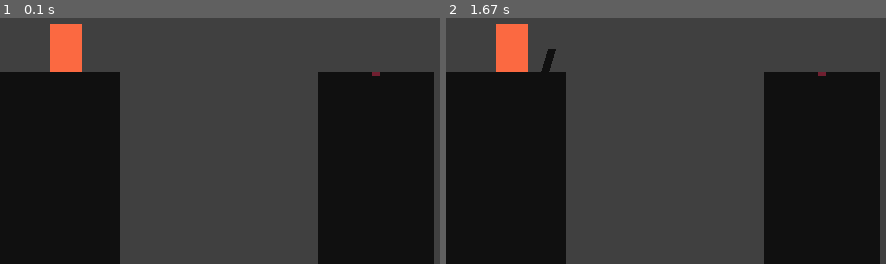
Above: before the commit, frames 1-2 (left to right).
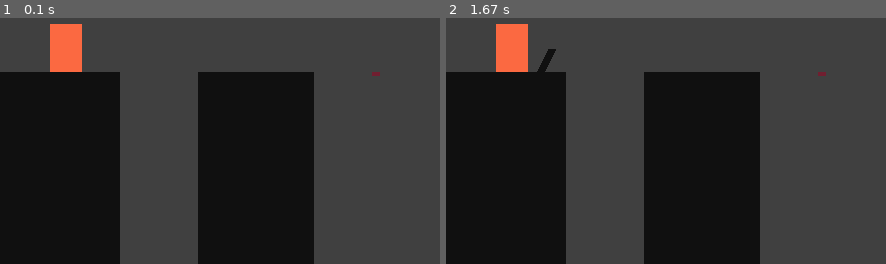
Above: after the commit, the same moments.

Repository: NicolasKingreen/StickHeroPyGame
Game: pygame game, started from main.py
The game is run twice, just before and just after one commit, with the same random seed, the same clock (stepped at 60 frames per second) and the same inputs.
Inputs (mouse positions are in pixels of both pictures, inside the frame that each line leads up to):
- Up to frame 1 (0.1 s): no input
- Up to frame 2 (1.67 s): click (outside the picture) at 0.38 s; click (732, 86) at 0.72 s; click (859, 170) at 1.05 s; click (outside the picture) at 1.38 s

The runs differ from the first frame. In frame 1, 41% of the frame differs, in the area x 45-99%, y 21-100%; in frame 2, 41%, in the area x 20-99%, y 14-100%.

Commit message:
some movement

Diff:
--- /dev/null
+++ b/island.py
@@ -0,0 +1,22 @@
+import pygame
+from pygame import Rect
+from colors import GROUND_COLOR
+
+
+class Island:
+    def __init__(self, x0, width):
+        self.rect = Rect(x0, 448, width, 640 - 448)
+
+        self.can_move = False
+        self.speed = 0
+
+    def update(self, frame_time_s):
+        if self.can_move:
+            self.rect.x -= self.speed * frame_time_s
+
+    def start_moving(self):
+        self.can_move = True
+        self.speed = self.rect.x
+
+    def draw(self, surface):
+        pygame.draw.rect(surface, GROUND_COLOR, self.rect)
--- a/level.py
+++ b/level.py
@@ -5,6 +5,7 @@
 from colors import *
 from player import Player
 from pole import Pole
+from island import Island
 
 
 GROUND_Y = 400 + 48
@@ -15,39 +16,58 @@
 PERFECT_WIDTH = 8
 PERFECT_HEIGHT = 4
 
+GROUND_MOVE_TIME = 500  # ms
+
 
 class Level:
     def __init__(self):
         self.player = Player()
         self.pole = None
 
-        self.next_ground_distance = randint(MIN_DIST, MAX_DIST)
-        self.next_ground_width = randint(MIN_WIDTH, MAX_WIDTH)
-        self.perfect_range = PLAYER_GROUND_WIDTH + self.next_ground_distance + (self.next_ground_width - PERFECT_WIDTH) // 2,\
-                             PLAYER_GROUND_WIDTH + self.next_ground_distance + (self.next_ground_width + PERFECT_WIDTH) // 2
+        self.island0 = Island(0, PLAYER_GROUND_WIDTH)
+        next_ground_distance = randint(MIN_DIST, MAX_DIST)
+        next_ground_width = randint(MIN_WIDTH, MAX_WIDTH)
+        self.island1 = Island(self.island0.rect.x + next_ground_distance, next_ground_width)
 
-        self.hit_ground = False
+        self.perfect_range = PLAYER_GROUND_WIDTH + next_ground_distance + (next_ground_width - PERFECT_WIDTH) // 2,\
+                             PLAYER_GROUND_WIDTH + next_ground_distance + (next_ground_width + PERFECT_WIDTH) // 2
 
     def update(self, frame_time_s):
+        self.island0.update(frame_time_s)
+        self.island1.update(frame_time_s)
         if self.pole:
             self.pole.update(frame_time_s)
+            if not self.pole.is_falling:
+                if not self.player.can_move and \
+                        not self.island0.can_move:
+                    self.player.can_move = True
+                # check if hit ground
+                if self.hit_ground:
+                    pass
+                # ...
+                if self.is_perfect:
+                    print("PERFECT!!! +1")
+        self.player.update(frame_time_s)
+        if self.player.pos.x > self.island1.rect.right - 32 \
+                and self.player.can_move:
+            self.player.can_move = False
+            self.island0.start_moving()
+            self.island1.start_moving()
+            self.pole.start_moving()
+
+    @property
+    def hit_ground(self):
+        return self.island1.rect.x < self.pole.x1 < self.island1.rect.x
+
+    @property
+    def is_perfect(self):
+        return self.perfect_range[0] <= self.pole.x1 <= self.perfect_range[1]
 
     def draw(self, surface):
         surf_size = surface.get_size()
 
-        # player ground
-        pygame.draw.rect(surface,
-                         GROUND_COLOR,
-                         (0, GROUND_Y, PLAYER_GROUND_WIDTH,
-                          surf_size[1] - GROUND_Y))
-
-        # nearest ground
-        pygame.draw.rect(surface,
-                         GROUND_COLOR,
-                         (PLAYER_GROUND_WIDTH + self.next_ground_distance,
-                          GROUND_Y,
-                          self.next_ground_width,
-                          surf_size[1] - GROUND_Y))
+        self.island0.draw(surface)
+        self.island1.draw(surface)
 
         # perfect range
         pygame.draw.rect(surface, PERFECT_COLOR,
@@ -57,12 +77,6 @@
         self.player.draw(surface)
         if self.pole:
             self.pole.draw(surface)
-            if not self.pole.is_falling:
-                # check if hit ground
-                # ...
-
-                if self.perfect_range[0] <= self.pole.x1 <= self.perfect_range[1]:
-                    print("PERFECT!!! +1")
 
     def create_pole(self, height):
         self.pole = Pole(height)
--- a/player.py
+++ b/player.py
@@ -3,9 +3,16 @@
 
 from colors import PLAYER_COLOR
 
+
 class Player:
     def __init__(self):
         self.pos = Vector2(50, 400)
+        self.can_move = False
+        self.speed = 300
+
+    def update(self, frame_time_s):
+        if self.can_move:
+            self.pos.x += self.speed * frame_time_s
 
     def draw(self, surface):
         pygame.draw.rect(surface, PLAYER_COLOR,
--- a/pole.py
+++ b/pole.py
@@ -9,10 +9,14 @@
 
     def __init__(self, height):
         self.height = height
+        self.x0 = 90 + 4
         self.x1 = 90 + 4
         self.y1 = 640 - 400 - 48 - height
 
         self.is_falling = True
+
+        self.can_move = False
+        self.speed = 200
 
         self.angle = 90  # start angle
         self.angle_speed = 120  # deg per sec
@@ -20,15 +24,21 @@
     def update(self, frame_time_s):
         if self.is_falling:
             self.angle -= frame_time_s * self.angle_speed
-            self.x1 = (90 + 4) + self.height * cos(radians(self.angle))
+            self.x1 = self.x0 + self.height * cos(radians(self.angle))
             self.y1 = (640 - (640 - 448)) - self.height * sin(radians(self.angle))
             print(self.angle, self.x1, self.y1)
         if self.angle <= 0:
             self.is_falling = False
             self.angle = 0
+        if self.can_move:
+            self.x0 -= self.speed * frame_time_s
+            self.x1 -= self.speed * frame_time_s
+
+    def start_moving(self):
+        self.can_move = True
 
     def draw(self, surface):
         pygame.draw.line(surface, POLE_COLOR,
-                         (90 + 8, 400 + 48),
+                         (self.x0, 400 + 48),
                          (self.x1, self.y1),
                          8)
